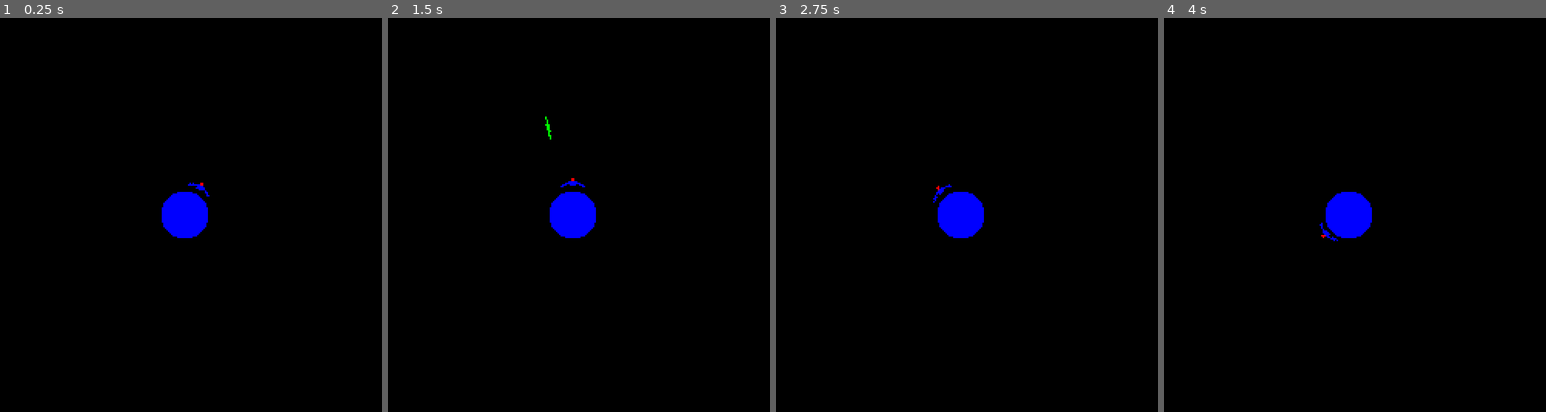
Above: before the commit, frames 1-4 (left to right).
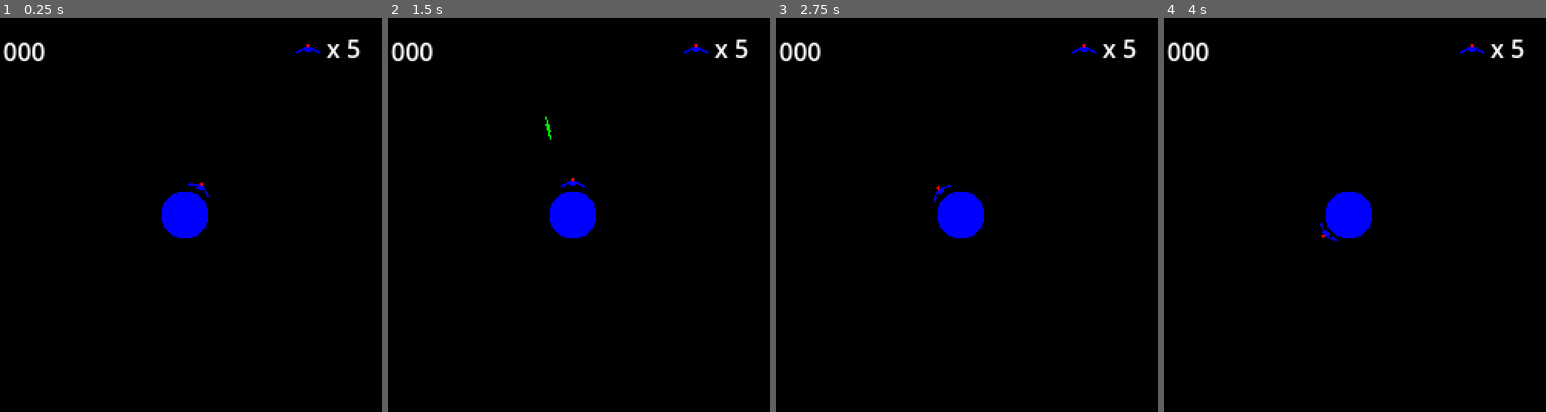
Above: after the commit, the same moments.

Repository: VernalUmbrella/tiniest-planet
Game: Godot game, scene res://scenes/game.tscn
The game is run twice, just before and just after one commit, with the same random seed, the same clock (stepped at 60 frames per second) and the same inputs.
Inputs:
- Up to frame 1 (0.25 s): no input
- Up to frame 2 (1.5 s): hold Shift (boost) 0.53-1.28 s; tap Enter at 1.25 s; tap Space (shoot) at 1.35 s
- Up to frame 3 (2.75 s): hold Shift (boost) from 2.03 s (still down)
- Up to frame 4 (4 s): tap Space (shoot) at 2.75, 2.85 s; release Shift (boost) at 2.78 s; hold Shift (boost) from 3.53 s (still down)

The runs differ from the first frame. In frame 1, 0.5% of the frame differs, in the area x 0-95%, y 5-11%; in frame 2, 0.5%; in frame 3, 0.5%; in frame 4, 0.5%.

Commit message:
Add HUD (no functionality)

Diff:
--- a/src/scenes/game.tscn
+++ b/src/scenes/game.tscn
@@ -1,10 +1,11 @@
-[gd_scene load_steps=11 format=3 uid="uid://bx71tyt13sqo8"]
+[gd_scene load_steps=13 format=3 uid="uid://bx71tyt13sqo8"]
 
 [ext_resource type="Script" uid="uid://bm5kn8si0p3ln" path="res://scripts/game.gd" id="1_gee14"]
 [ext_resource type="PackedScene" uid="uid://d0xdamowdnklc" path="res://scenes/combatants/player.tscn" id="2_2mxe4"]
 [ext_resource type="Texture2D" uid="uid://dil224ucsupqi" path="res://sprites/white.png" id="3_m0v4x"]
 [ext_resource type="Script" uid="uid://comglkasikwj" path="res://scripts/enemy_spawner.gd" id="3_u5sy4"]
 [ext_resource type="Shader" uid="uid://bfxc8a76kbq1j" path="res://shaders/colorswap.gdshader" id="4_jx652"]
+[ext_resource type="Texture2D" uid="uid://bw120wq16yvk8" path="res://sprites/turret.png" id="5_u5sy4"]
 [ext_resource type="AudioStream" uid="uid://5dkcj5a7swkl" path="res://audio/soundFiles/TiniestPlanetMusic.ogg" id="6_ar32y"]
 
 [sub_resource type="Gradient" id="Gradient_p57ef"]
@@ -18,6 +19,10 @@
 fill = 1
 fill_from = Vector2(0.5, 0.5)
 fill_to = Vector2(1, 0.5)
+
+[sub_resource type="AtlasTexture" id="AtlasTexture_u5sy4"]
+atlas = ExtResource("5_u5sy4")
+region = Rect2(8, 8, 16, 16)
 
 [sub_resource type="ShaderMaterial" id="ShaderMaterial_s4ngi"]
 shader = ExtResource("4_jx652")
@@ -41,6 +46,7 @@
 grow_horizontal = 2
 grow_vertical = 2
 color = Color(0, 0, 0, 1)
+metadata/_edit_lock_ = true
 
 [node name="Planet" type="Sprite2D" parent="."]
 texture_filter = 1
@@ -56,6 +62,32 @@
 
 [node name="FrontLayer" type="CanvasLayer" parent="."]
 
+[node name="Label" type="Label" parent="FrontLayer"]
+offset_left = 10.0
+offset_top = 10.0
+offset_right = 38.0
+offset_bottom = 33.0
+text = "000"
+
+[node name="LivesDisplay" type="HBoxContainer" parent="FrontLayer"]
+anchors_preset = 1
+anchor_left = 1.0
+anchor_right = 1.0
+offset_left = -64.0
+offset_right = -5.0
+offset_bottom = 40.0
+grow_horizontal = 0
+alignment = 1
+
+[node name="TextureRect" type="TextureRect" parent="FrontLayer/LivesDisplay"]
+layout_mode = 2
+texture = SubResource("AtlasTexture_u5sy4")
+stretch_mode = 5
+
+[node name="Label" type="Label" parent="FrontLayer/LivesDisplay"]
+layout_mode = 2
+text = "x 5"
+
 [node name="ShaderFilter" type="TextureRect" parent="FrontLayer"]
 modulate = Color(0, 1, 0, 1)
 material = SubResource("ShaderMaterial_s4ngi")
@@ -69,10 +101,13 @@
 grow_horizontal = 2
 grow_vertical = 2
 texture = ExtResource("3_m0v4x")
+metadata/_edit_lock_ = true
 
 [node name="PlayableArea" type="Area2D" parent="."]
 collision_layer = 0
 collision_mask = 10
+metadata/_edit_lock_ = true
+metadata/_edit_group_ = true
 
 [node name="CollisionShape2D" type="CollisionShape2D" parent="PlayableArea"]
 position = Vector2(128, 128)
